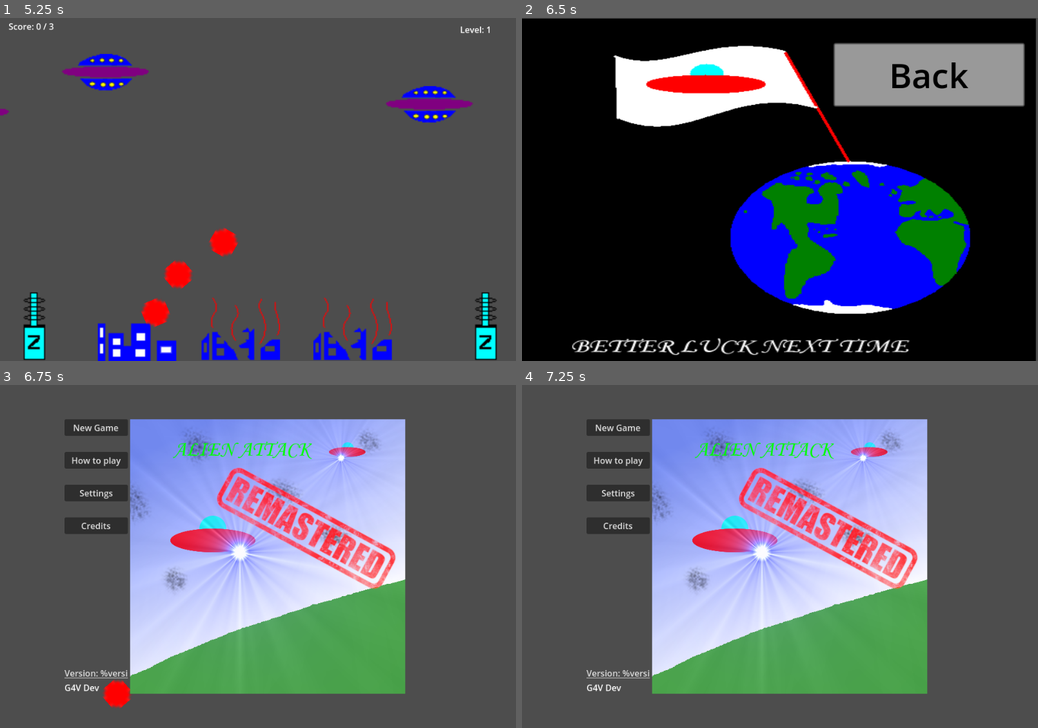
Above: before the commit, frames 1-4 (two rows, left to right).
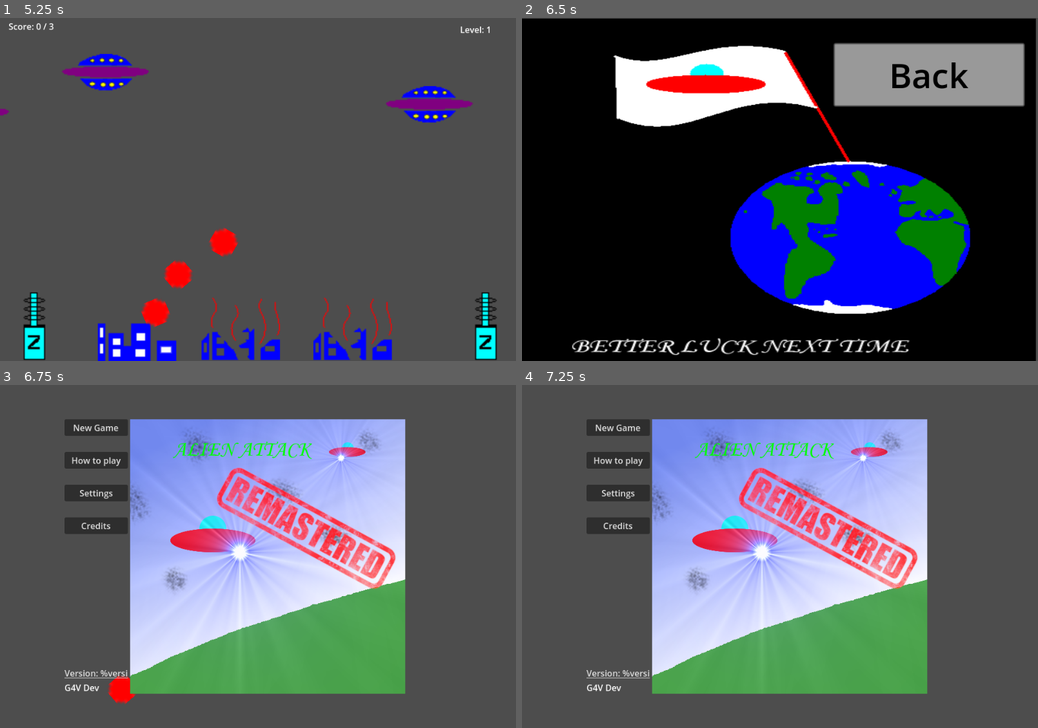
Above: after the commit, the same moments.

Repository: halkeye/AlienAttackGodot
Game: Godot game, scene res://scenes/menus/main_menu.tscn
The game is run twice, just before and just after one commit, with the same random seed, the same clock (stepped at 60 frames per second) and the same inputs.
Inputs (mouse positions are in pixels of both pictures, inside the frame that each line leads up to):
- Up to frame 1 (5.25 s): click "New Game" at 0.5 s; click (36, 326) at 1.25 s; click (485, 326) at 2 s; click (36, 326) at 2.75 s; click (485, 326) at 3.5 s; click (36, 326) at 4.25 s; click (485, 326) at 5 s
- Up to frame 2 (6.5 s): tap Enter at 5.75 s; move the mouse to (893, 172) at 5.77 s; click (893, 172) at 5.85 s
- Up to frame 3 (6.75 s): click "Back" at 6.5 s
- Up to frame 4 (7.25 s): no input

Frames 1-2 are identical in both runs. In frame 3, 0.2% of the frame differs, in the area x 19-27%, y 84-95%; in frame 4, nothing differs.

Commit message:
First pass of expanding bullet
complete with lots of fixmes

Diff:
--- a/scripts/bullet.gd
+++ b/scenes/bullet.gd
@@ -3,6 +3,7 @@
 
 @export var damage: int = 1
 @export var speed: int = 750
+@export var destroy_on_hit := true
 
 var velocity: Vector2 = Vector2.ZERO
 
@@ -12,21 +13,22 @@
 func _process(delta):
 	position += velocity * delta
 
-func start(pos, dir):
+func start(start_pos: Vector2, target_pos: Vector2):
+	var dir = (target_pos - start_pos).angle()
 	rotation = dir
-	position = pos
+	position = start_pos
 	velocity = Vector2(speed, 0).rotated(rotation)
 
 func _on_visible_on_screen_notifier_2d_screen_exited():
 	queue_free()
 
 func _to_string():
-	return "<CharacterBody2D position="+str(position)+" velocity="+str(velocity)+" rotation="+str(rotation)+">"
+	return "<Bullet position="+str(position)+" velocity="+str(velocity)+" rotation="+str(rotation)+">"
 
 func _on_area_entered(area):
 	var hit_something = false
 	if area.has_method("damage"):
 		hit_something = area.damage(damage)
 
-	if hit_something:
+	if destroy_on_hit && hit_something:
 		queue_free()
--- a/scenes/bullet.tscn
+++ b/scenes/bullet.tscn
@@ -1,14 +1,14 @@
 [gd_scene load_steps=4 format=3 uid="uid://c1sg61qpco36d"]
 
 [ext_resource type="Texture2D" uid="uid://l4wxq3lxuvcr" path="res://sprites/Bullet.PNG" id="1_3bvqv"]
-[ext_resource type="Script" path="res://scripts/bullet.gd" id="1_ohaky"]
+[ext_resource type="Script" path="res://scenes/bullet.gd" id="1_ddio3"]
 
 [sub_resource type="CircleShape2D" id="CircleShape2D_eh6la"]
-radius = 4.0
+radius = 24.0
 
 [node name="bullet" type="Area2D"]
 collision_mask = 2
-script = ExtResource("1_ohaky")
+script = ExtResource("1_ddio3")
 
 [node name="Bullet" type="Sprite2D" parent="."]
 scale = Vector2(6, 6)
--- /dev/null
+++ b/scenes/bullet_expanding.gd
@@ -0,0 +1,24 @@
+extends Node
+class_name BulletExpanding
+
+var _target_pos: Vector2 = Vector2.ZERO
+
+func start(start_pos: Vector2, target_pos: Vector2):
+	_target_pos = target_pos
+	$bullet.start(start_pos, target_pos)
+
+func _to_string():
+	return "<BulletExpanding position="+str($bullet.position)+" velocity="+str($bullet.velocity)+" rotation="+str($bullet.rotation)+">"
+
+func _process(delta):
+	if !$bullet:
+		return
+
+	if _target_pos != Vector2.ZERO:
+		var diff = (_target_pos - $bullet.global_position).abs()
+		var average_diff = (diff.x + diff.y) / 2.0
+		## FIXME - collision should be disabled until expanding?
+		# if it has less than one tick to go
+		if average_diff <= delta*$bullet.speed:
+			$bullet.velocity = Vector2.ZERO
+			$AnimationPlayer.play("grow")
--- /dev/null
+++ b/scenes/bullet_expanding.tscn
@@ -0,0 +1,51 @@
+[gd_scene load_steps=5 format=3 uid="uid://6hhn2l6jjm2r"]
+
+[ext_resource type="Script" path="res://scenes/bullet_expanding.gd" id="1_5jwo1"]
+[ext_resource type="PackedScene" uid="uid://c1sg61qpco36d" path="res://scenes/bullet.tscn" id="2_sgkl2"]
+
+[sub_resource type="Animation" id="Animation_cs34p"]
+resource_name = "grow"
+length = 0.5
+tracks/0/type = "value"
+tracks/0/imported = false
+tracks/0/enabled = true
+tracks/0/path = NodePath("bullet:scale")
+tracks/0/interp = 1
+tracks/0/loop_wrap = true
+tracks/0/keys = {
+"times": PackedFloat32Array(0, 0.5),
+"transitions": PackedFloat32Array(1, 1),
+"update": 0,
+"values": [Vector2(1, 1), Vector2(5, 5)]
+}
+tracks/1/type = "method"
+tracks/1/imported = false
+tracks/1/enabled = true
+tracks/1/path = NodePath(".:queue_free")
+tracks/1/interp = 1
+tracks/1/loop_wrap = true
+tracks/1/keys = {
+"times": PackedFloat32Array(0.5),
+"transitions": PackedFloat32Array(1),
+"values": [{
+"args": [],
+"method": &"queue_free"
+}]
+}
+
+[sub_resource type="AnimationLibrary" id="AnimationLibrary_6bpjw"]
+_data = {
+"grow": SubResource("Animation_cs34p")
+}
+
+[node name="BulletExpanding" type="Node"]
+script = ExtResource("1_5jwo1")
+
+[node name="AnimationPlayer" type="AnimationPlayer" parent="."]
+libraries = {
+"": SubResource("AnimationLibrary_6bpjw")
+}
+
+[node name="bullet" parent="." instance=ExtResource("2_sgkl2")]
+speed = 350
+destroy_on_hit = false
--- a/scripts/ufo.gd
+++ b/scripts/ufo.gd
@@ -46,7 +46,7 @@
 	var bullet = bullet_scene.instantiate() as Bullet
 	var starting_pos = $".".global_position
 	bullet.set_collision_mask(1 << 2)
-	bullet.start(starting_pos, (pos - starting_pos).angle())
+	bullet.start(starting_pos, pos)
 	get_tree().root.add_child(bullet)
 	return bullet
 
--- a/scripts/weapon.gd
+++ b/scripts/weapon.gd
@@ -12,7 +12,9 @@
 var firestorm_gun_image = preload("res://sprites/weapons/firestormgun.png")
 var widearea_gun_image = preload("res://sprites/weapons/wideareagun.png")
 var zapper_gun_image = preload("res://sprites/weapons/zappergun.png")
+
 var bullet_scene = preload("res://scenes/bullet.tscn")
+var bullet_expanding_scene = preload("res://scenes/bullet_expanding.tscn")
 
 # Called when the node enters the scene tree for the first time.
 func _ready():
@@ -33,13 +35,13 @@
 		$".".set_texture_normal(zapper_gun_image)
 	gun_type = type
 
-func fire(pos: Vector2) -> void:
+func fire(target_pos: Vector2) -> void:
 	if is_fireing():
 		# can't fire while firing
 		return
 
 	var start_pos = $".".global_position
-	var bullet = bullet_scene.instantiate()
+	var bullet = bullet_scene.instantiate() # FIXME
 
 	if gun_type == GunType.ZAPPER:
 		var generator = $LightningGenerator.duplicate()
@@ -47,9 +49,9 @@
 			if bullet != null: # no collision
 				bullet.call_deferred("queue_free")
 		generator.lightning_done.connect(on_done)
-		generator.generate(get_parent(), start_pos, pos)
+		generator.generate(get_parent(), start_pos, target_pos)
 		# create the bullet
-		bullet.position = pos
+		bullet.position = target_pos
 		bullet.visible = false
 		get_parent().add_child(bullet)
 		$LightingSoundPlayer.seek(0.0)
@@ -64,8 +66,9 @@
 	if gun_type == GunType.WIDEAREA:
 		$WideAreaSoundPlayer.seek(0.0)
 		$WideAreaSoundPlayer.play()
+		bullet = bullet_expanding_scene.instantiate()
 
-	bullet.start(start_pos, (pos - start_pos).angle())
+	bullet.start(start_pos, target_pos)
 	get_parent().add_child(bullet)
 
 func is_fireing() -> bool:
